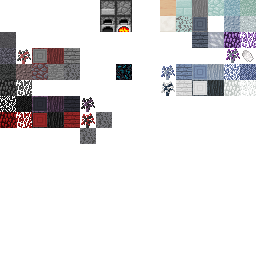
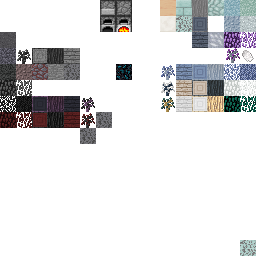
Comparing the layer stacks of the two 256px x 256px images. Changes:
added layer "Layer 44" in group "DL_Cobble" over box(208, 0, 224, 16)
added layer "Layer 43" (48%) in group "DL_Stone_Brick" over box(176, 0, 192, 16)
added layer "Layer 42" in group "DL_Stone_Brick" over box(176, 0, 192, 16)
added group "DL-Ores" with 2 layers above "Sparkling Trees" over box(240, 240, 256, 256)
added group "Group 1" with 1 layers in group "DL-Ores" over box(240, 240, 256, 256)
added layer "Hue/Saturation 1 copy 30" in group "Group 1" over box(240, 240, 256, 256)
added layer "Layer 8 copy 6" (21%) in group "NM_Log_Top" over box(32, 48, 48, 64)
painted on "Layer 8 copy 5" over box(33, 113, 47, 127)
added group "Life Trees" with 24 layers above "Brilliant Trees" over box(161, 96, 256, 112)
added group "Brilliant_log_side copy" with 3 layers in group "Life Trees" over box(208, 96, 224, 112)
added layer "Layer 2 copy 8" in group "Brilliant_log_side copy" over box(208, 96, 224, 112)
added group "Brilliant_Log_Top copy" with 6 layers in group "Life Trees" over box(192, 96, 208, 112)
added layer "Layer 8 copy 7" in group "Brilliant_Log_Top copy" over box(192, 96, 208, 112)
added group "brilliant_Leaves copy" with 4 layers in group "Life Trees" over box(224, 96, 256, 112)
added layer "Layer 7 copy 4" in group "brilliant_Leaves copy" over box(224, 96, 240, 112)
added layer "Layer 6 copy 4" in group "brilliant_Leaves copy" over box(240, 96, 256, 112)
added group "Brilliant_Planks copy" with 3 layers in group "Life Trees" over box(176, 96, 192, 112)
added layer "Layer 3 copy 6" in group "Brilliant_Planks copy" over box(176, 96, 192, 112)
added group "Brilliant_Sapling copy" with 3 layers in group "Life Trees" over box(161, 97, 175, 112)
added layer "Layer 36 copy 6" in group "Brilliant_Sapling copy" over box(161, 97, 175, 112)
